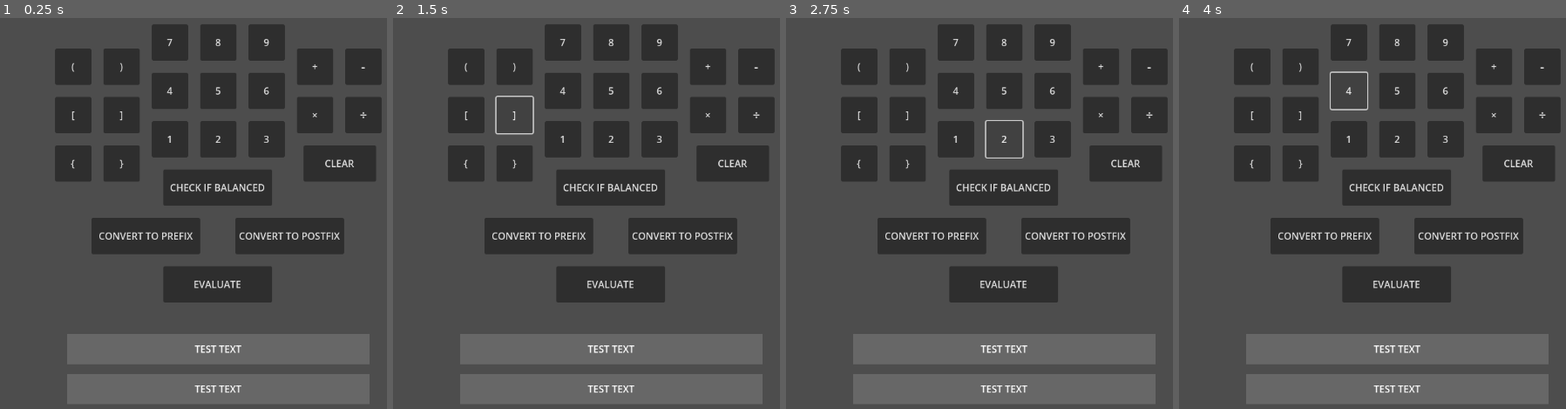
Above: before the commit, frames 1-4 (left to right).
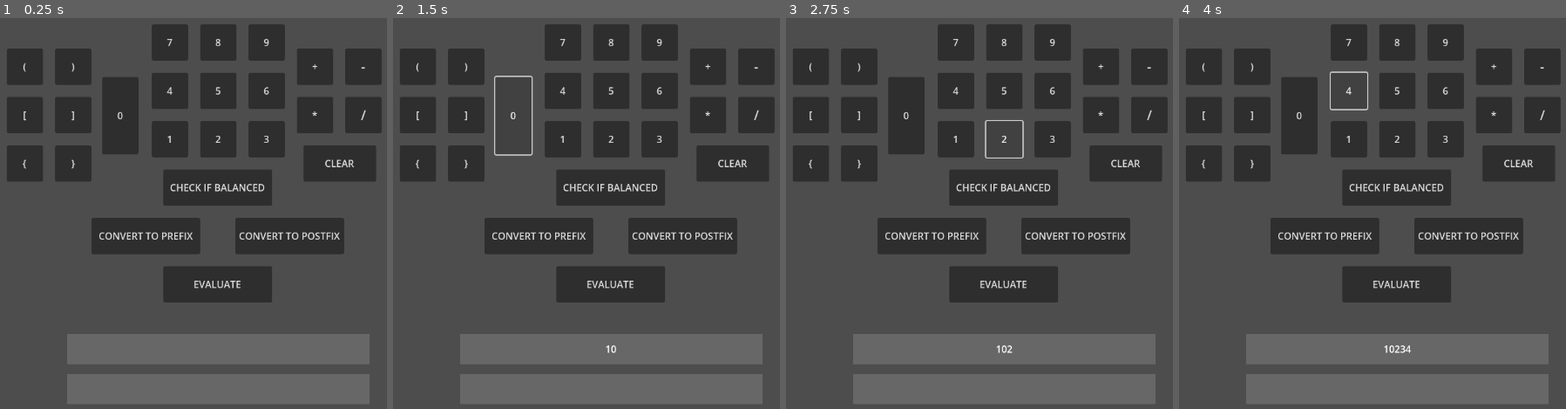
Above: after the commit, the same moments.

Repository: Vulpolox/ExpressionHandlerProject
Game: Godot game, scene res://gui.tscn
Two runs of this game, one before a commit and one after it. Both use one fixed random seed, a clock stepped at 60 frames per second and the inputs below. The project has no main scene, so this scene is started directly.
Inputs (mouse positions are in pixels of both pictures, inside the frame that each line leads up to):
- Up to frame 1 (0.25 s): no input
- Up to frame 2 (1.5 s): click "1" at 0.5 s; click (512, 115) at 1.25 s, where only the run after the commit has a clickable "0"
- Up to frame 3 (2.75 s): click "2" at 2 s
- Up to frame 4 (4 s): click "3" at 2.75 s; click "4" at 3.5 s

The runs differ from the first frame. In frame 1, 4.7% of the frame differs, in the area x 1-95%, y 7-96%; in frame 2, 4.5%; in frame 3, 4.8%; in frame 4, 4.8%.

Commit message:
Finished project

Diff:
--- a/Scripts/ExpressionObject.gd
+++ b/Scripts/ExpressionObject.gd
@@ -85,7 +85,7 @@
 				self.evaluation = NAN
 				return
 
-	self.evaluation = float(operand_stack.top())
+	self.evaluation = snapped(float(operand_stack.top()), .001) # snapped function rounds
 
 
 func get_postfix_expression() -> void:
@@ -208,9 +208,12 @@
 	self.prefix_expression = adjusted_postfix
 
 
-func add_token(toAdd: String) -> void:
-
-	self.current_expression.append(toAdd)
+func add_token(to_add: String) -> void:
+	self.current_expression.append(to_add)
+
+
+func set_current_expression(expression_to_set: Array) -> void:
+	self.current_expression = expression_to_set
 
 
 func print_expressions() -> void:
@@ -232,6 +235,7 @@
 	else:
 		return 0
 
+
 func flip_parentheses(parenthesis: String) -> String:
 
 	if parenthesis in self.open_parentheses:
@@ -241,6 +245,7 @@
 	else:
 		return parenthesis # input was not a parenthesis
 
+
 func get_infix() -> String:
 	var out = ""
 	for element in self.current_expression:
@@ -264,3 +269,7 @@
 
 func get_evaluation() -> float:
 	return self.evaluation
+
+
+func is_valid_expression(input: Array) -> bool:
+	return false # might do if I have time
--- a/Scripts/ExpressionObjectDeclaration.gd
+++ b/Scripts/ExpressionObjectDeclaration.gd
@@ -58,7 +58,12 @@
 
 # pre  -- takes a String as an argument, token
 # post -- pushes token to the back of current_expression
-func add_token(toAdd: String) -> void:
+func add_token(to_add: String) -> void:
+	pass
+
+# pre  -- takes an array as an argument, expression_to_set
+# post -- assigns input array to current_expression
+func set_current_expression(expression_to_set: Array) -> void:
 	pass
 
 # pre  -- takes no arguments
@@ -95,3 +100,8 @@
 # post -- returns the evaluated expression
 func get_evaluation() -> float:
 	return 0.0
+
+# pre  -- takes an array of tokens representing an expression
+# post -- returns true if the expression is valid, false otherwise
+func is_valid_expression(input: Array) -> bool:
+	return false
--- a/gui.gd
+++ b/gui.gd
@@ -1,11 +1,124 @@
 extends CanvasLayer
 
+var input_string: String = "" # string for storing token inputs from button presses
+var input_panel # for storing a reference to the input panel
+var output_panel # for storing a reference to the output panel
+var converted_flag: bool = false # keeps track of whether the expression has successfully been converted
+var expression = ExpressionObject.new() # for storing and manipulating the expression
 
-# Called when the node enters the scene tree for the first time.
 func _ready():
-	pass # Replace with function body.
+
+	# store token and operation buttons in variables
+	var token_buttons = get_tree().get_nodes_in_group("tokens")
+	var operation_buttons = get_tree().get_nodes_in_group("operations")
+
+	# connect token_buttons' "pressed" signal to the token_button_pressed function
+	for button in token_buttons:
+		var button_string: String = button.get_text()
+		button.pressed.connect(token_button_pressed.bind(button_string))
+
+	# connect operation_buttons' "pressed" signal to the operation_button_pressed function
+	for button in operation_buttons:
+		var button_string: String = button.get_text()
+		button.pressed.connect(operation_button_pressed.bind(button_string))
+
+	# get references to the input and output panels
+	input_panel = $InputLabel
+	output_panel = $OutputLabel
 
 
-# Called every frame. 'delta' is the elapsed time since the previous frame.
-func _process(delta):
-	pass
+# function for handling token button presses
+func token_button_pressed(button_string: String) -> void:
+
+	converted_flag = false # modified expression, so need to convert it again
+	input_string += button_string
+	input_panel.set_text(input_string)
+
+
+# function for handling operation button presses
+func operation_button_pressed(button_string: String):
+
+	match button_string:
+
+		"CLEAR":
+			input_panel.set_text("")
+			output_panel.set_text("")
+			input_string = ""
+			expression.clear_expression()
+			converted_flag = false
+
+		"CHECK IF BALANCED":
+			check_if_set()
+
+			if expression.is_balanced():
+				output_panel.set_text("EXPRESSION IS BALANCED")
+			else:
+				output_panel.set_text("EXPRESSION IS UNBALANCED")
+
+		"EVALUATE":
+			check_if_set()
+
+			if not expression.is_balanced():
+				output_panel.set_text("CANNOT EVALUATE, EXPRESSION IS UNBALANCED")
+			else:
+				expression.get_postfix_expression()
+				expression.evaluate_expression()
+				output_panel.set_text(str(expression.get_evaluation()))
+
+		"CONVERT TO POSTFIX":
+			check_if_set()
+
+			if not expression.is_balanced():
+				output_panel.set_text("CANNOT EVALUATE, EXPRESSION IS UNBALANCED")
+			else:
+				expression.get_postfix_expression()
+				var postfix = expression.get_postfix()
+				output_panel.set_text(postfix)
+
+		"CONVERT TO PREFIX":
+			check_if_set()
+
+			if not expression.is_balanced():
+				output_panel.set_text("CANNOT EVALUATE, EXPRESSION IS UNBALANCED")
+			else:
+				expression.get_prefix_expression()
+				var prefix = expression.get_prefix()
+				output_panel.set_text(prefix)
+
+
+# function for parsing input string into tokens
+func parse_input(input: String) -> Array:
+
+	var output_tokens = []
+	var current_number: String = "" # for keeping track of multi-digit numbers
+
+	for i in range(input.length()):
+
+		# if the current char is a number
+		if input[i].is_valid_int():
+			current_number += input[i]
+			continue
+
+		# if the boundary between a number and a non-number is found, add the number and the non-number as separate tokens
+		elif not input[i].is_valid_int() and current_number.is_valid_int():
+			output_tokens.append(current_number)
+			output_tokens.append(input[i])
+			current_number = ""
+
+		# if there isn't a multi-digit number being created
+		else:
+			output_tokens.append(input[i])
+
+	# add the remaining number after the loop finishes executing if it exists
+	if current_number != "":
+		output_tokens.append(current_number)
+
+	return output_tokens
+
+# function for seeing if the expression has been converted and set to the ExpressionObject's current_expression
+func check_if_set() -> void:
+
+	if not converted_flag:
+		var to_set: Array = parse_input(input_string)
+		expression.set_current_expression(to_set)
+		converted_flag = true
--- a/gui.tscn
+++ b/gui.tscn
@@ -18,7 +18,20 @@
 offset_right = 40.0
 offset_bottom = 40.0
 
-[node name="B1" type="Button" parent="Components/Operands"]
+[node name="B0" type="Button" parent="Components/Operands" groups=["tokens"]]
+custom_minimum_size = Vector2(60, 60)
+layout_mode = 1
+anchors_preset = 5
+anchor_left = 0.5
+anchor_right = 0.5
+offset_left = 364.0
+offset_top = 207.275
+offset_right = 424.0
+offset_bottom = 335.281
+grow_horizontal = 2
+text = "0"
+
+[node name="B1" type="Button" parent="Components/Operands" groups=["tokens"]]
 custom_minimum_size = Vector2(60, 60)
 layout_mode = 1
 anchors_preset = 5
@@ -31,7 +44,7 @@
 grow_horizontal = 2
 text = "1"
 
-[node name="B2" type="Button" parent="Components/Operands"]
+[node name="B2" type="Button" parent="Components/Operands" groups=["tokens"]]
 custom_minimum_size = Vector2(60, 60)
 layout_mode = 1
 anchors_preset = 5
@@ -44,7 +57,7 @@
 grow_horizontal = 2
 text = "2"
 
-[node name="B3" type="Button" parent="Components/Operands"]
+[node name="B3" type="Button" parent="Components/Operands" groups=["tokens"]]
 custom_minimum_size = Vector2(60, 60)
 layout_mode = 1
 anchors_preset = 5
@@ -57,7 +70,7 @@
 grow_horizontal = 2
 text = "3"
 
-[node name="B4" type="Button" parent="Components/Operands"]
+[node name="B4" type="Button" parent="Components/Operands" groups=["tokens"]]
 custom_minimum_size = Vector2(60, 60)
 layout_mode = 1
 anchors_preset = 5
@@ -70,7 +83,7 @@
 grow_horizontal = 2
 text = "4"
 
-[node name="B5" type="Button" parent="Components/Operands"]
+[node name="B5" type="Button" parent="Components/Operands" groups=["tokens"]]
 custom_minimum_size = Vector2(60, 60)
 layout_mode = 1
 anchors_preset = 5
@@ -83,7 +96,7 @@
 grow_horizontal = 2
 text = "5"
 
-[node name="B6" type="Button" parent="Components/Operands"]
+[node name="B6" type="Button" parent="Components/Operands" groups=["tokens"]]
 custom_minimum_size = Vector2(60, 60)
 layout_mode = 1
 anchors_preset = 5
@@ -96,7 +109,7 @@
 grow_horizontal = 2
 text = "6"
 
-[node name="B7" type="Button" parent="Components/Operands"]
+[node name="B7" type="Button" parent="Components/Operands" groups=["tokens"]]
 custom_minimum_size = Vector2(60, 60)
 layout_mode = 1
 anchors_preset = 5
@@ -109,7 +122,7 @@
 grow_horizontal = 2
 text = "7"
 
-[node name="B8" type="Button" parent="Components/Operands"]
+[node name="B8" type="Button" parent="Components/Operands" groups=["tokens"]]
 custom_minimum_size = Vector2(60, 60)
 layout_mode = 1
 anchors_preset = 5
@@ -122,7 +135,7 @@
 grow_horizontal = 2
 text = "8"
 
-[node name="B9" type="Button" parent="Components/Operands"]
+[node name="B9" type="Button" parent="Components/Operands" groups=["tokens"]]
 custom_minimum_size = Vector2(60, 60)
 layout_mode = 1
 anchors_preset = 5
@@ -133,18 +146,17 @@
 offset_right = 666.0
 offset_bottom = 180.0
 grow_horizontal = 2
-text = "9
-"
+text = "9"
 
 [node name="Parentheses" type="Control" parent="Components"]
 layout_mode = 3
 anchors_preset = 0
-offset_left = -160.0
+offset_left = -240.0
 offset_top = 40.0
-offset_right = -120.0
+offset_right = -200.0
 offset_bottom = 80.0
 
-[node name="OpenCurly" type="Button" parent="Components/Parentheses"]
+[node name="OpenCurly" type="Button" parent="Components/Parentheses" groups=["tokens"]]
 custom_minimum_size = Vector2(60, 60)
 layout_mode = 2
 anchor_left = 0.5
@@ -156,7 +168,7 @@
 grow_horizontal = 2
 text = "{"
 
-[node name="ClosedCurly" type="Button" parent="Components/Parentheses"]
+[node name="ClosedCurly" type="Button" parent="Components/Parentheses" groups=["tokens"]]
 custom_minimum_size = Vector2(60, 60)
 layout_mode = 2
 anchor_left = 0.5
@@ -168,7 +180,7 @@
 grow_horizontal = 2
 text = "}"
 
-[node name="OpenSquare" type="Button" parent="Components/Parentheses"]
+[node name="OpenSquare" type="Button" parent="Components/Parentheses" groups=["tokens"]]
 custom_minimum_size = Vector2(60, 60)
 layout_mode = 2
 anchor_left = 0.5
@@ -180,7 +192,7 @@
 grow_horizontal = 2
 text = "["
 
-[node name="ClosedSquare" type="Button" parent="Components/Parentheses"]
+[node name="ClosedSquare" type="Button" parent="Components/Parentheses" groups=["tokens"]]
 custom_minimum_size = Vector2(60, 60)
 layout_mode = 2
 anchor_left = 0.5
@@ -192,7 +204,7 @@
 grow_horizontal = 2
 text = "]"
 
-[node name="OpenStandard" type="Button" parent="Components/Parentheses"]
+[node name="OpenStandard" type="Button" parent="Components/Parentheses" groups=["tokens"]]
 custom_minimum_size = Vector2(60, 60)
 layout_mode = 2
 anchor_left = 0.5
@@ -204,7 +216,7 @@
 grow_horizontal = 2
 text = "("
 
-[node name="ClosedStandard" type="Button" parent="Components/Parentheses"]
+[node name="ClosedStandard" type="Button" parent="Components/Parentheses" groups=["tokens"]]
 custom_minimum_size = Vector2(60, 60)
 layout_mode = 2
 anchor_left = 0.5
@@ -224,20 +236,20 @@
 offset_right = 280.0
 offset_bottom = 80.0
 
-[node name="OpenSquare" type="Button" parent="Components/Operators"]
-custom_minimum_size = Vector2(60, 60)
-layout_mode = 1
-anchors_preset = 5
-anchor_left = 0.5
-anchor_right = 0.5
-offset_left = 446.0
-offset_top = 200.0
-offset_right = 506.0
-offset_bottom = 260.001
-grow_horizontal = 2
-text = "×"
-
-[node name="ClosedSquare" type="Button" parent="Components/Operators"]
+[node name="Multiplication" type="Button" parent="Components/Operators" groups=["tokens"]]
+custom_minimum_size = Vector2(60, 60)
+layout_mode = 1
+anchors_preset = 5
+anchor_left = 0.5
+anchor_right = 0.5
+offset_left = 446.0
+offset_top = 200.0
+offset_right = 506.0
+offset_bottom = 260.001
+grow_horizontal = 2
+text = "*"
+
+[node name="Division" type="Button" parent="Components/Operators" groups=["tokens"]]
 custom_minimum_size = Vector2(60, 60)
 layout_mode = 1
 anchors_preset = 5
@@ -249,9 +261,9 @@
 offset_bottom = 260.001
 grow_horizontal = 2
 theme_override_font_sizes/font_size = 21
-text = "÷"
-
-[node name="OpenStandard" type="Button" parent="Components/Operators"]
+text = "/"
+
+[node name="Addition" type="Button" parent="Components/Operators" groups=["tokens"]]
 custom_minimum_size = Vector2(60, 60)
 layout_mode = 1
 anchors_preset = 5
@@ -264,7 +276,7 @@
 grow_horizontal = 2
 text = "+"
 
-[node name="ClosedStandard" type="Button" parent="Components/Operators"]
+[node name="Subtraction" type="Button" parent="Components/Operators" groups=["tokens"]]
 custom_minimum_size = Vector2(60, 60)
 layout_mode = 1
 anchors_preset = 5
@@ -284,7 +296,7 @@
 offset_right = 40.0
 offset_bottom = 40.0
 
-[node name="ClearExpression" type="Button" parent="Components/Operations"]
+[node name="ClearExpression" type="Button" parent="Components/Operations" groups=["operations"]]
 custom_minimum_size = Vector2(60, 60)
 layout_mode = 1
 anchors_preset = 5
@@ -297,7 +309,7 @@
 grow_horizontal = 2
 text = "CLEAR"
 
-[node name="CheckIfBalanced" type="Button" parent="Components/Operations"]
+[node name="CheckIfBalanced" type="Button" parent="Components/Operations" groups=["operations"]]
 custom_minimum_size = Vector2(60, 60)
 layout_mode = 1
 anchors_preset = 5
@@ -310,7 +322,7 @@
 grow_horizontal = 2
 text = "CHECK IF BALANCED"
 
-[node name="Evaluate" type="Button" parent="Components/Operations"]
+[node name="Evaluate" type="Button" parent="Components/Operations" groups=["operations"]]
 custom_minimum_size = Vector2(60, 60)
 layout_mode = 1
 anchors_preset = 5
@@ -323,7 +335,7 @@
 grow_horizontal = 2
 text = "EVALUATE"
 
-[node name="ConvertToPostfix" type="Button" parent="Components/Operations"]
+[node name="ConvertToPostfix" type="Button" parent="Components/Operations" groups=["operations"]]
 custom_minimum_size = Vector2(60, 60)
 layout_mode = 1
 anchors_preset = 5
@@ -336,7 +348,7 @@
 grow_horizontal = 2
 text = "CONVERT TO POSTFIX"
 
-[node name="ConvertToPrefix" type="Button" parent="Components/Operations"]
+[node name="ConvertToPrefix" type="Button" parent="Components/Operations" groups=["operations"]]
 custom_minimum_size = Vector2(60, 60)
 layout_mode = 1
 anchors_preset = 5
@@ -349,7 +361,7 @@
 grow_horizontal = 2
 text = "CONVERT TO PREFIX"
 
-[node name="Label" type="Label" parent="."]
+[node name="OutputLabel" type="Label" parent="."]
 custom_minimum_size = Vector2(500, 50)
 anchors_preset = 7
 anchor_left = 0.5
@@ -362,12 +374,11 @@
 offset_bottom = -7.96997
 grow_horizontal = 2
 grow_vertical = 0
-text = "Test text"
 horizontal_alignment = 1
 vertical_alignment = 1
 uppercase = true
 
-[node name="ColorRect" type="ColorRect" parent="Label"]
+[node name="Rect1" type="ColorRect" parent="OutputLabel"]
 z_index = -1
 custom_minimum_size = Vector2(500, 50)
 layout_mode = 0
@@ -375,7 +386,7 @@
 offset_bottom = 50.0
 color = Color(0.403922, 0.403922, 0.403922, 1)
 
-[node name="Label2" type="Label" parent="."]
+[node name="InputLabel" type="Label" parent="."]
 custom_minimum_size = Vector2(500, 50)
 anchors_preset = 7
 anchor_left = 0.5
@@ -388,12 +399,12 @@
 offset_bottom = -74.48
 grow_horizontal = 2
 grow_vertical = 0
-text = "Test text"
 horizontal_alignment = 1
 vertical_alignment = 1
+text_overrun_behavior = 4
 uppercase = true
 
-[node name="ColorRect" type="ColorRect" parent="Label2"]
+[node name="Rect2" type="ColorRect" parent="InputLabel"]
 z_index = -1
 custom_minimum_size = Vector2(500, 50)
 layout_mode = 0
